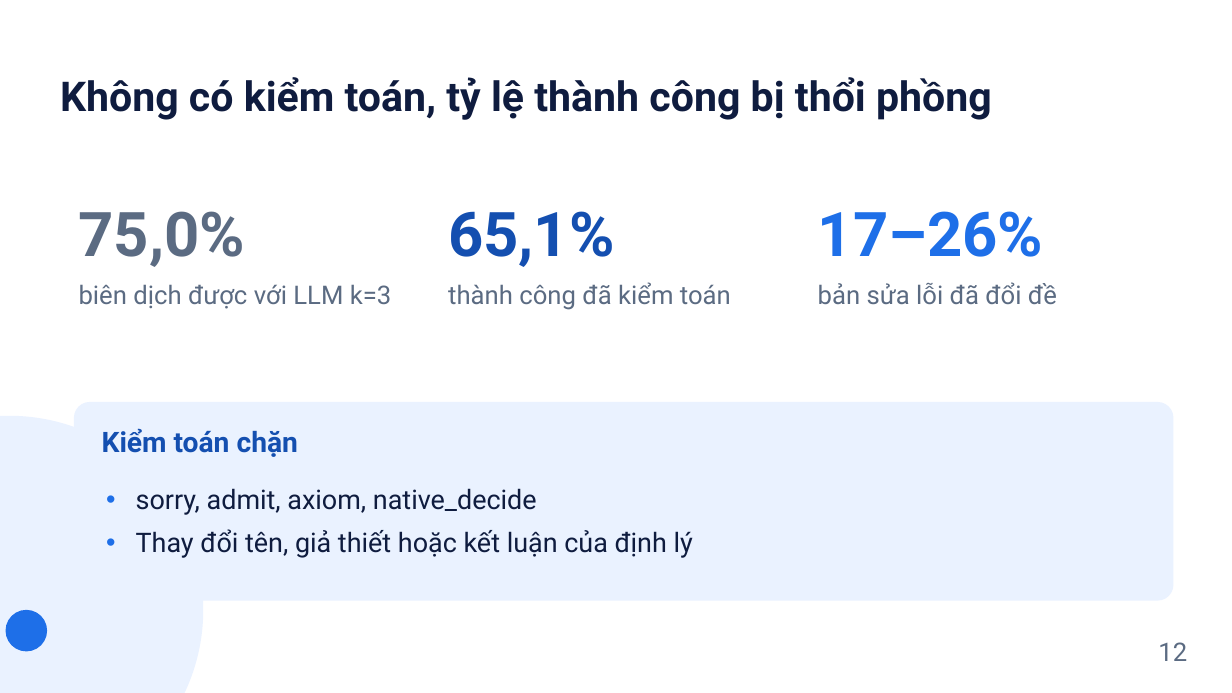
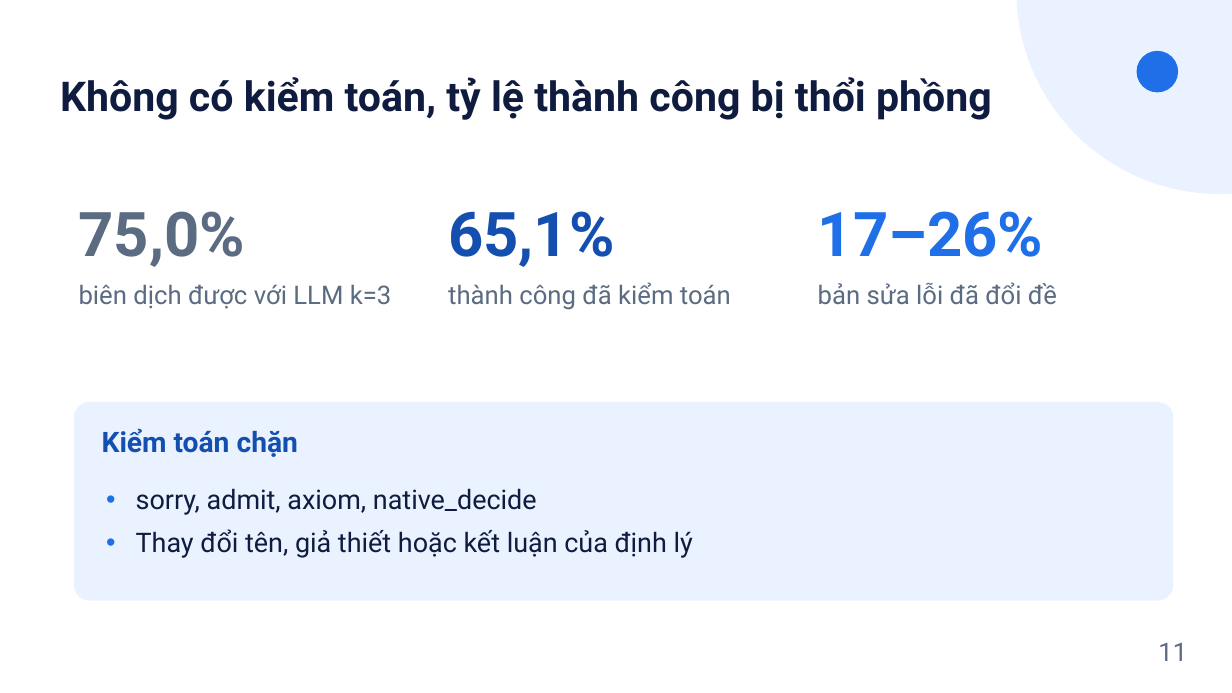
Before and after one commit to tamdv/ai4math-verifier-guided-repair, a slide deck: slide 11 of slides/Slides_Nhom6_VerifierRepair.pptx (slide 12 before the commit). Drawn at 1232x693 pixels with LibreOffice and Linux fonts; fonts in the diff are those of the drawing. Boxes give left, top, right and bottom in pixels: in the first picture for what was removed or moved away, otherwise in the second. Text is boxed around its words. In the diff, an @@ line names an element or a change of style, - is before the commit and + after.

```diff
--- a/slides/Slides_Nhom6_VerifierRepair.pptx
+++ b/slides/Slides_Nhom6_VerifierRepair.pptx
@@ ellipse: place and size @@
-ellipse at (0,416,203,693)
+ellipse at (1017,0,1232,194)
@@ ellipse: place and size @@
-ellipse at (6,610,47,652)
+ellipse at (1137,51,1178,92)
@@ text at (1158,642,1187,661): text changed @@
-12
+11
```
Also in this commit, not shown: 11 other slides changed, 3 slides added, 4 slides removed, 6 other files.
